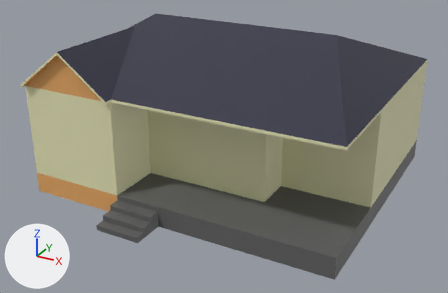
The Blender file Models/House1.blend as it was, and as the next commit left it.
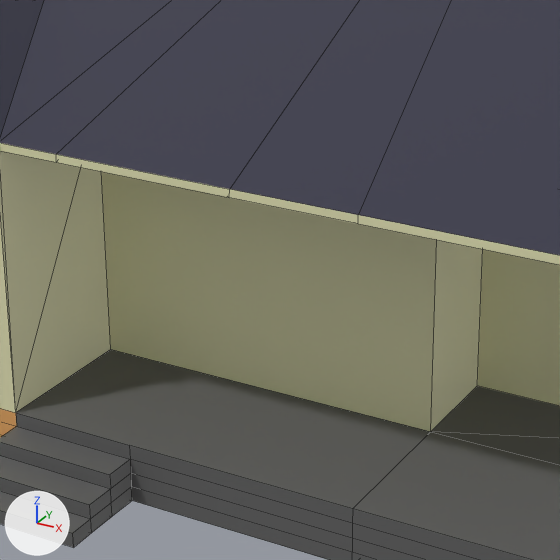
Old and new are each drawn whole from a 50 mm lens placed at (8.83, -17.01, 9.38), pointed at (0.06, -1.06, 1.4) and again close up on the part from 25% to 69% of the width and 17% to 85% of the height. Lighting does not change. The marker at lower left points along +X, +Y and +Z. The older version's two pictures come first. The close-ups show mesh edges as thin lines.

Names of what the first close-up shows: 'House'.
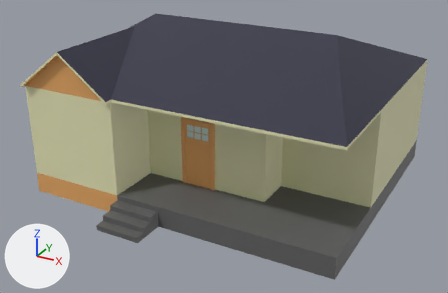
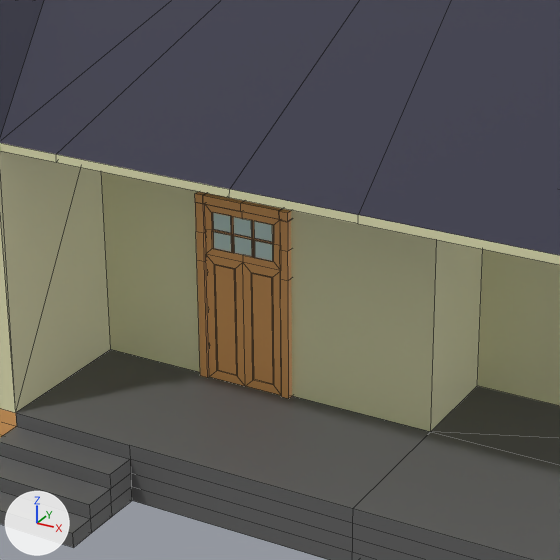
Commit message: Added a door to the house.

Changed parts and their boxes (x1, y1, x2, y2) in the close-ups (560 x 560 px):
```json
{"object": "Door", "change": "added", "after": [195, 192, 292, 399], "faces in mat_wood (orange #e7aa65)": [195, 192, 292, 399], "faces in mat_glass (pale blue #cee7e3)": [213, 213, 273, 261]}
```

Edits to the scene script, one JSON object a line:
```json
{"op": "add", "block": "mat_glass", "code": ["mat_glass = principled_material('Glass')", "mat_glass.base_color = (0.616, 0.8, 0.767)  # pale blue #cee7e3"]}
{"op": "add", "block": "me_door", "code": ["me_door = bpy.data.meshes.new('Door')", "me_door.from_pydata(...)  # 207 vertices, 192 faces; spans x -0.56..0.56, y -0.06..0.04, z 0.0..2.13", "# faces by material slot: [186, 6]", "me_door.materials.append(mat_wood)  # orange #e7aa65", "me_door.materials.append(mat_glass)  # pale blue #cee7e3"]}
{"op": "add", "block": "ob_door", "code": ["ob_door = bpy.data.objects.new('Door', me_door)", "ob_door.location = (0.0, -2.53, 0.65)"]}
```
